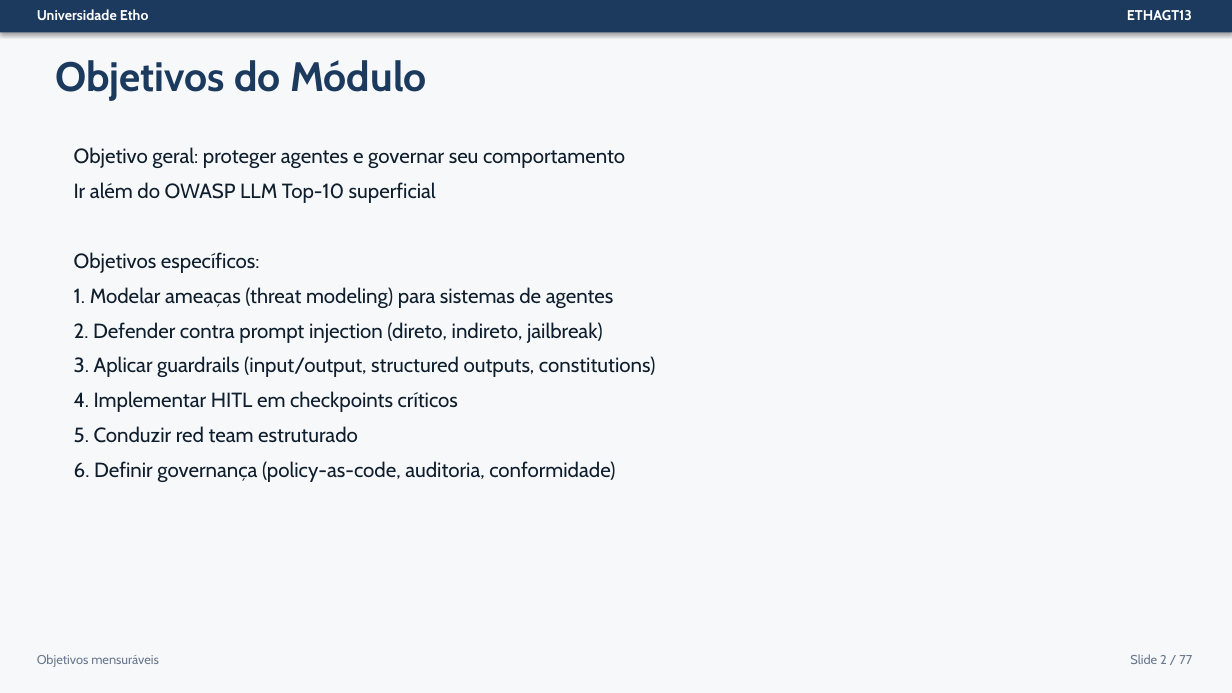
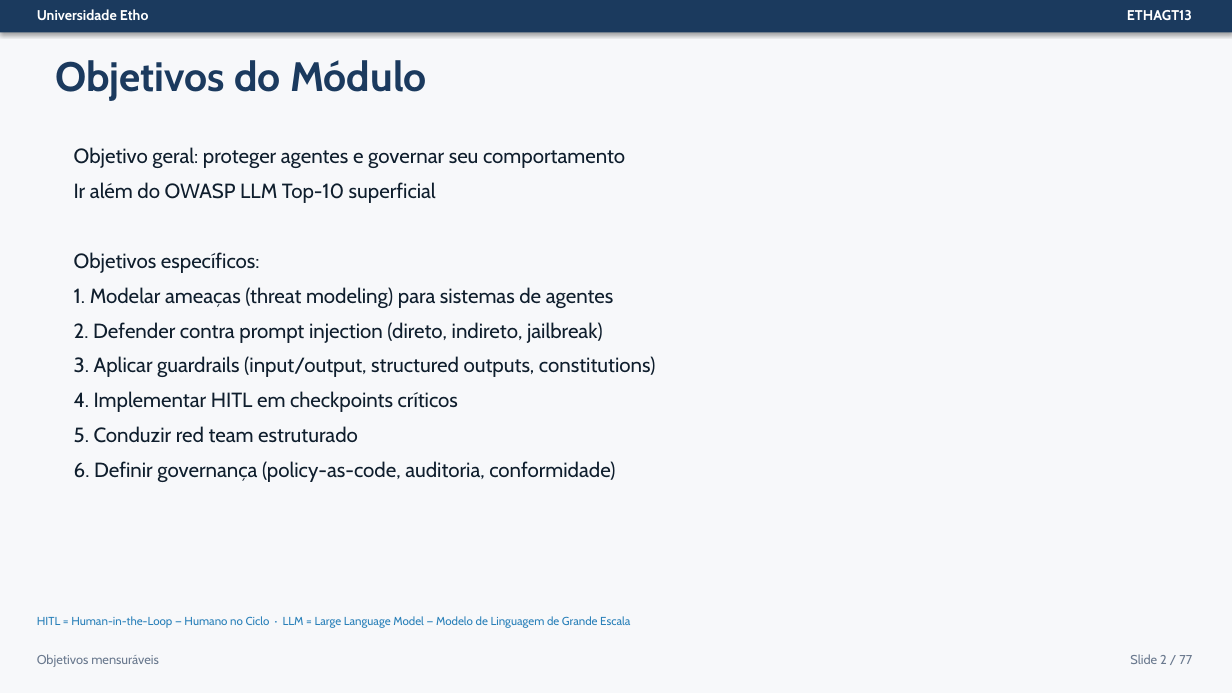
Before and after one commit to Etho-University/especializacao-programacao-agentica, a slide deck: slide 2 of docs/03-Slides/ETHAGT13/ETHAGT13-Apresentacao.pptx. Drawn at 1232x693 pixels with LibreOffice and Linux fonts; fonts in the diff are those of the drawing. Boxes give left, top, right and bottom in pixels: in the first picture for what was removed or moved away, otherwise in the second. Text is boxed around its words. In the diff, an @@ line names an element or a change of style, - is before the commit and + after.

```diff
--- a/docs/03-Slides/ETHAGT13/ETHAGT13-Apresentacao.pptx
+++ b/docs/03-Slides/ETHAGT13/ETHAGT13-Apresentacao.pptx
@@ text added at box(37, 616, 630, 628), 9 pt, text #2980B9 @@
+HITL = Human-in-the-Loop — Humano no Ciclo · LLM = Large Language Model — Modelo de Linguagem de Grande Escala
```
Also in this commit, not shown: 6 other slides changed, 55 other files.
